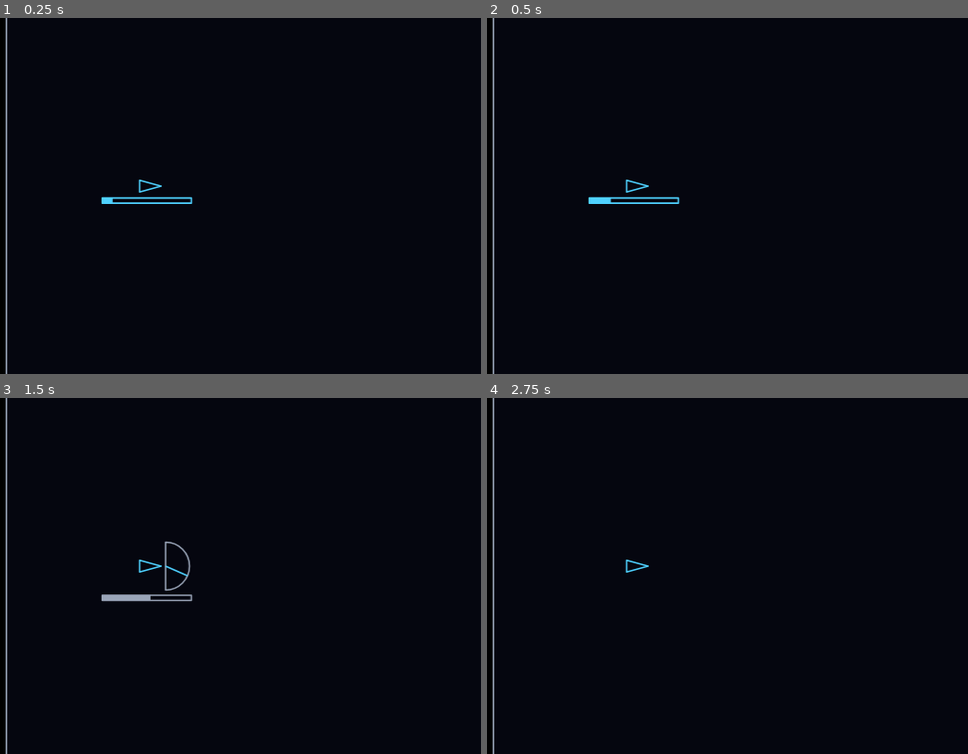
Above: before the commit, frames 1-4 (two rows, left to right).
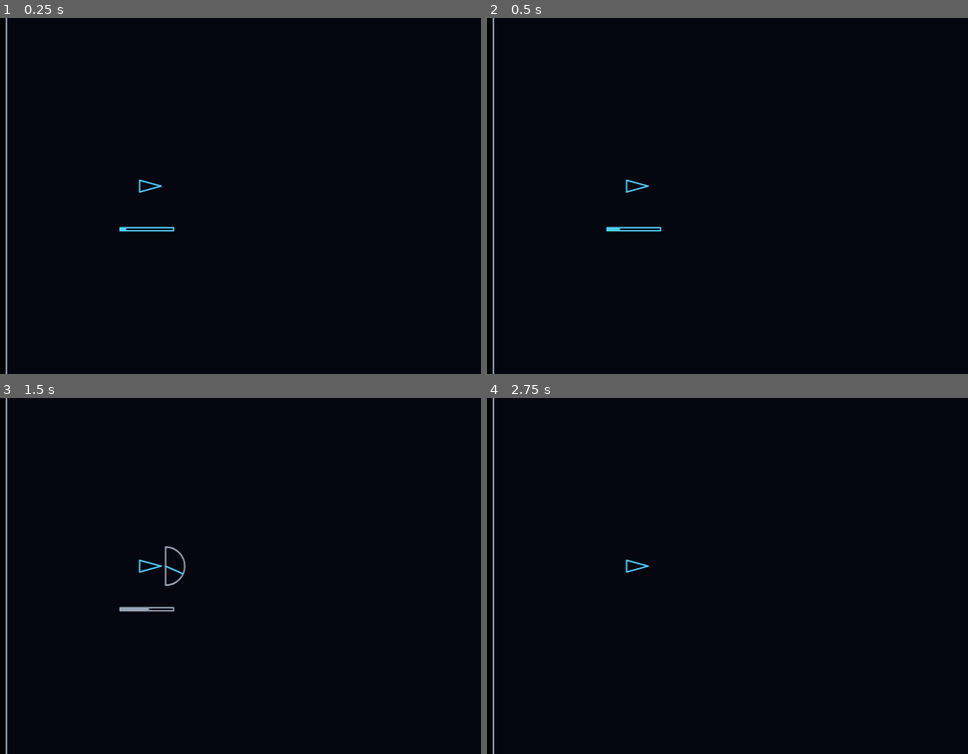
Above: after the commit, the same moments.

Repository: FeynStudio/delta_fray_the_game
Game: browser game, page index.html
Two runs of this game, one before a commit and one after it. Both use one fixed random seed, a clock stepped at 60 frames per second and the inputs below.
Inputs:
- Up to frame 1 (0.25 s): no input
- Up to frame 2 (0.5 s): no input
- Up to frame 3 (1.5 s): tap Space at 1.1 s
- Up to frame 4 (2.75 s): tap Space at 1.6, 2.1, 2.6 s
The pictures show only the part of the screen within x 0-50%, y 26-76%; the shares and areas given below are measured in that part.

The runs differ from the first frame. In frame 1, 0.4% of the frame differs, in the area x 20-41%, y 50-61%; in frame 2, 0.5%; in frame 3, 0.7%, in the area x 20-41%, y 40-61%; in frame 4, nothing differs.

Commit message:
T-002: power bar 60% smaller at a fixed offset, dial 80% smaller
The power bar now sits a fixed distance below the ship that clears the
direction dial in every heading, so it no longer moves when the dial
appears or flips. Records the human resize decision.

Co-Authored-By: Claude Opus 5.5 <noreply@anthropic.com>

Diff:
--- /dev/null
+++ b/agent-team/evidence/T-002/agent-after-resize-input-smoke.json
@@ -0,0 +1,3 @@
+{
+  "error": "browser exited early (code 0)"
+}
--- a/src/config.js
+++ b/src/config.js
@@ -16,10 +16,12 @@
   // Drawn size = base size x scale.
   gaugeBarWidth: 240,
   gaugeBarHeight: 14,
-  gaugePowerScale: 0.5,
+  gaugePowerScale: 0.3, // 60% of the earlier 0.5 (human, 2026-11-08)
   gaugeDialRadius: 46,
-  gaugeDialScale: 0.7,
-  gaugePowerGap: 6, // space between the ship (or the dial, if it hangs lower) and the power bar below it
+  gaugeDialScale: 0.56, // 80% of the earlier 0.7 (human, 2026-11-08)
+  // The power bar sits this far below the farthest point the dial can ever reach from the ship centre,
+  // so it never overlaps the dial and never moves when the dial appears or flips.
+  gaugePowerGap: 4,
   gaugeDialGap: 4, // space between the nose (forward) or tail (backward) and the dial's flat side
   gaugeEdgeMargin: 4, // gauges are kept at least this far inside the map edges
   gaugeLineWidth: 2,
--- a/src/render.js
+++ b/src/render.js
@@ -76,21 +76,16 @@
 const clamp = (v, lo, hi) => Math.min(Math.max(v, lo), Math.max(lo, hi));
 const rad = (deg) => (deg * Math.PI) / 180;
 
-// Lowest and highest y of a half-disc (radius r, centre y cy) whose arc faces angle a (radians).
-function halfDiscYRange(cy, r, a) {
-  const s = Math.sin(a), c = Math.abs(Math.cos(a));
-  return { top: cy - r * (s <= 0 ? 1 : c), bottom: cy + r * (s >= 0 ? 1 : c) };
-}
-
 // Gauge layout on the ship whose turn it is, in game units, from config at call time.
 // Follows the ship's current position and heading, so the gauges move with it.
 // - dial: a half-disc of fixed size (never scaled by distance) whose flat side sits just past the nose
 //   (forward) or just past the tail (backward), on the ship's long axis, arc facing away from the ship.
-// - bar: centred under the ship, just below it, or below the dial when the dial hangs lower.
+// - bar: centred under the ship, a fixed distance below it: just past the farthest point the dial can
+//   reach in any heading or direction, so the bar never overlaps the dial and never moves with the phase.
 // Near a map edge both are clamped inside the map; the bar moves above the ship if it does not fit below.
 export function gaugeLayout(state) {
   const ship = state.ships[state.turn];
-  const { backward, phase } = state.gauge;
+  const { backward } = state.gauge;
   const W = config.worldWidth, H = config.worldHeight, m = config.gaugeEdgeMargin;
   const half = config.gaugeLineWidth / 2;
   const pts = shipPoints(ship, config.shipSize, config.shipWidth);
@@ -113,16 +108,11 @@
 
   const w = config.gaugeBarWidth * config.gaugePowerScale;
   const bh = config.gaugeBarHeight * config.gaugePowerScale;
-  const shipEdge = config.shipLineWidth / 2 + half;
-  let below = Math.max(...pts.map((p) => p.y)) + shipEdge;
-  let above = Math.min(...pts.map((p) => p.y)) - shipEdge;
-  if (phase === 'direction') {
-    const d = halfDiscYRange(dial.y, r, facing);
-    below = Math.max(below, d.bottom + half);
-    above = Math.min(above, d.top - half);
-  }
-  let y = below + config.gaugePowerGap;
-  if (y + bh > H - m) y = above - config.gaugePowerGap - bh;
+  // The nose is the ship point farthest from its centre, so a forward dial reaches farthest.
+  const dialReach = Math.hypot(pts[0].x - ship.x, pts[0].y - ship.y) + push + r + half;
+  const offset = dialReach + config.gaugePowerGap;
+  let y = ship.y + offset;
+  if (y + bh > H - m) y = ship.y - offset - bh;
   const bar = { x: clamp(ship.x - w / 2, m, W - m - w), y: clamp(y, m, H - m - bh), w, h: bh };
   return { bar, dial };
 }
--- a/tests/render.test.js
+++ b/tests/render.test.js
@@ -116,24 +116,35 @@
   assert.equal(calls.length, 0, 'nothing drawn in the moving phase');
 });
 
-test('gauges are scaled: power bar 50% and dial 70% of their base size (read from config)', () => {
+test('gauges are scaled: power bar 0.5 x 60% = 0.3 and dial 0.7 x 80% = 0.56 of base size (read from config)', () => {
   const { bar, dial } = gaugeLayout(gaugeState(0, { phase: 'direction' }));
   assert.ok(Math.abs(bar.w - config.gaugeBarWidth * config.gaugePowerScale) < 1e-9);
   assert.ok(Math.abs(bar.h - config.gaugeBarHeight * config.gaugePowerScale) < 1e-9);
   assert.ok(Math.abs(dial.r - config.gaugeDialRadius * config.gaugeDialScale) < 1e-9);
-  assert.equal(config.gaugePowerScale, 0.5);
-  assert.equal(config.gaugeDialScale, 0.7);
-});
-
-test('power bar sits just below the active ship, centred on it', () => {
+  assert.ok(Math.abs(config.gaugePowerScale - 0.5 * 0.6) < 1e-9);
+  assert.ok(Math.abs(config.gaugeDialScale - 0.7 * 0.8) < 1e-9);
+});
+
+test('power bar sits below the active ship, clear of its body, centred on it', () => {
   for (const turn of [0, 1]) {
     const state = gaugeState(turn, { phase: 'power' });
     const ship = state.ships[turn];
     const { bar } = gaugeLayout(state);
     const lowest = Math.max(...shipPoints(ship, config.shipSize, config.shipWidth).map((p) => p.y));
-    assert.ok(bar.y > lowest, 'below the ship');
-    assert.ok(bar.y - lowest <= config.gaugePowerGap + config.shipLineWidth + config.gaugeLineWidth, 'right below');
+    assert.ok(bar.y > lowest + config.shipLineWidth, 'below the ship body');
+    assert.ok(bar.y - ship.y <= reach(), 'still close to the ship');
     assert.ok(Math.abs(bar.x + bar.w / 2 - ship.x) < 1e-9, 'centred under the ship');
+  }
+});
+
+test('the power bar does not move when the dial appears or flips (any heading)', () => {
+  for (const heading of [0, 45, 90, 135, 180, 237, 270, 315]) {
+    const ships = testShips(640, 400, heading);
+    const base = gaugeLayout(gaugeState(0, { phase: 'power' }, ships)).bar;
+    for (const backward of [false, true]) {
+      const { bar } = gaugeLayout(gaugeState(0, { phase: 'direction', backward }, ships));
+      assert.deepEqual(bar, base, `heading ${heading} backward ${backward}`);
+    }
   }
 });
 
@@ -190,7 +201,7 @@
 });
 
 test('the power bar does not overlap the direction dial', () => {
-  for (const heading of [0, 45, 90, 135, 180, 270]) {
+  for (let heading = 0; heading < 360; heading += 15) {
     for (const backward of [false, true]) {
       const { bar, dial } = gaugeLayout(gaugeState(0, { phase: 'direction', backward }, testShips(640, 400, heading)));
       // Sample the whole bar: no point may fall inside the dial's half-disc.
Not shown, changed: agent-team/DECISIONS.md
Not shown, changed: agent-team/FEATURE_MAP.md
Not shown, added: agent-team/evidence/T-002/after-resize-input.log
Not shown, changed: agent-team/tasks/T-002.md
